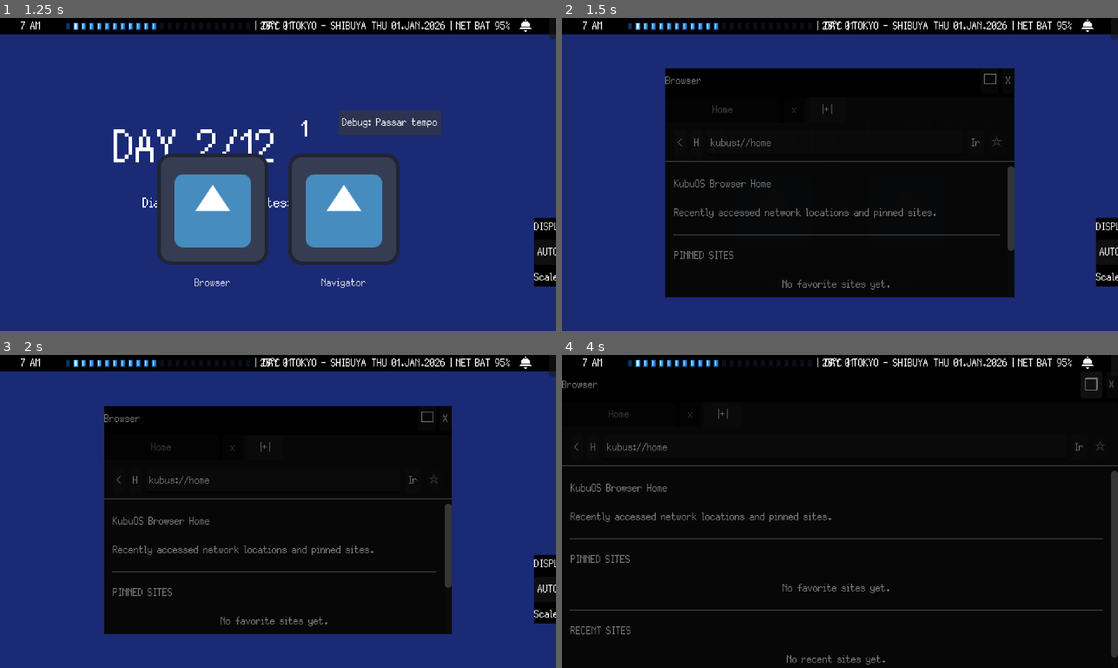
Above: before the commit, frames 1-4 (two rows, left to right).
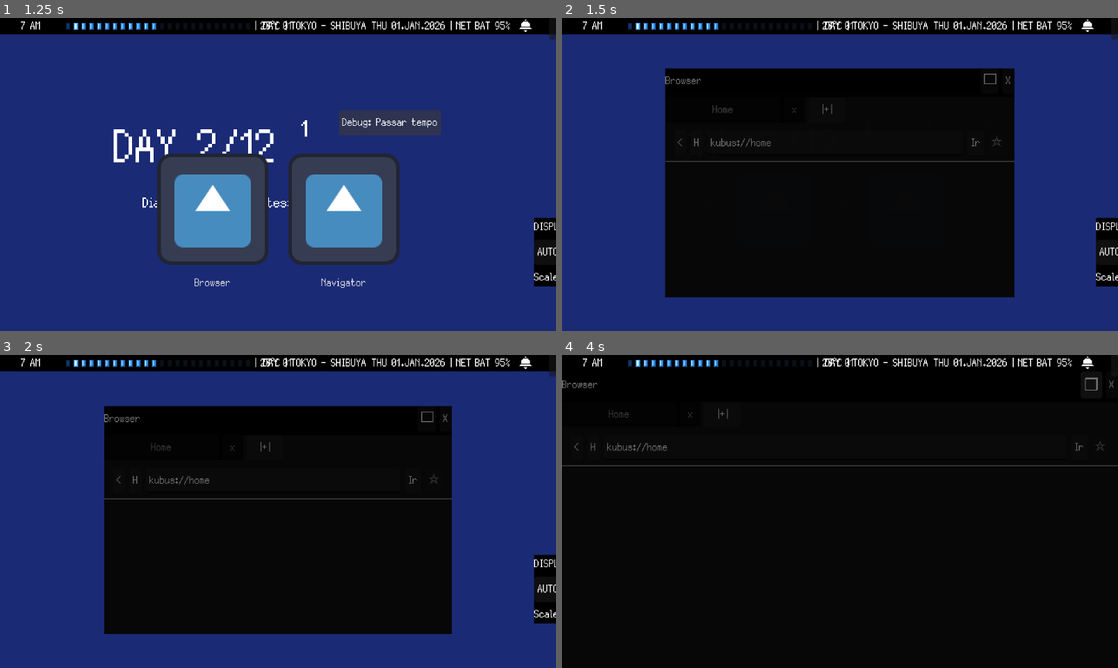
Above: after the commit, the same moments.

Repository: GYU-GAZE/NULL-NETWORK
Game: Godot game, scene res://core/main.tscn
Same seed, same stepped clock (60 frames per second), same inputs: the game is played once before the commit and once after it. The engine's default icon, where the game draws it, is replaced by a stand-in: a white triangle on a blue panel in a dark square.
Inputs:
- Up to frame 1 (1.25 s): click "Debug: Passar tempo" at 0.5 s
- Up to frame 2 (1.5 s): click "Browser" at 1.25 s
- Up to frame 3 (2 s): no input
- Up to frame 4 (4 s): click "Navigator" at 2 s; click "AUTO" at 2.75 s; click "□" at 3.5 s

Frame 1 is identical in both runs. In frame 2, 1.5% of the frame differs, in the area x 20-82%, y 47-87%; in frame 3, 1.5%; in frame 4, 2.8%, in the area x 1-100%, y 37-99%.
Error after the commit: Invalid access to property or key 'custom_site_scene' on a base object of type 'Resource (WebsitePage)'. (res://apps/browser/browser.gd:261)

Commit message:
Make browser pages scene-only

Diff:
--- a/data/templates/website_page.gd
+++ b/data/templates/website_page.gd
@@ -1,9 +1,22 @@
 extends Resource
 class_name WebsitePage
 
+@export_category("Route")
 @export var url: String = "null.net"
+@export var match_as_prefix: bool = false
+
+@export_category("Browser Metadata")
 @export var page_title: String = "New Page"
 @export var favicon: Texture2D
 @export var record_in_browser_history: bool = true
-@export var match_as_prefix: bool = false
-@export var custom_site_scene: PackedScene
+
+@export_category("Page Scene")
+@export var site_scene: PackedScene
+
+
+func has_valid_route() -> bool:
+	return not url.strip_edges().is_empty()
+
+
+func has_site_scene() -> bool:
+	return site_scene != null
